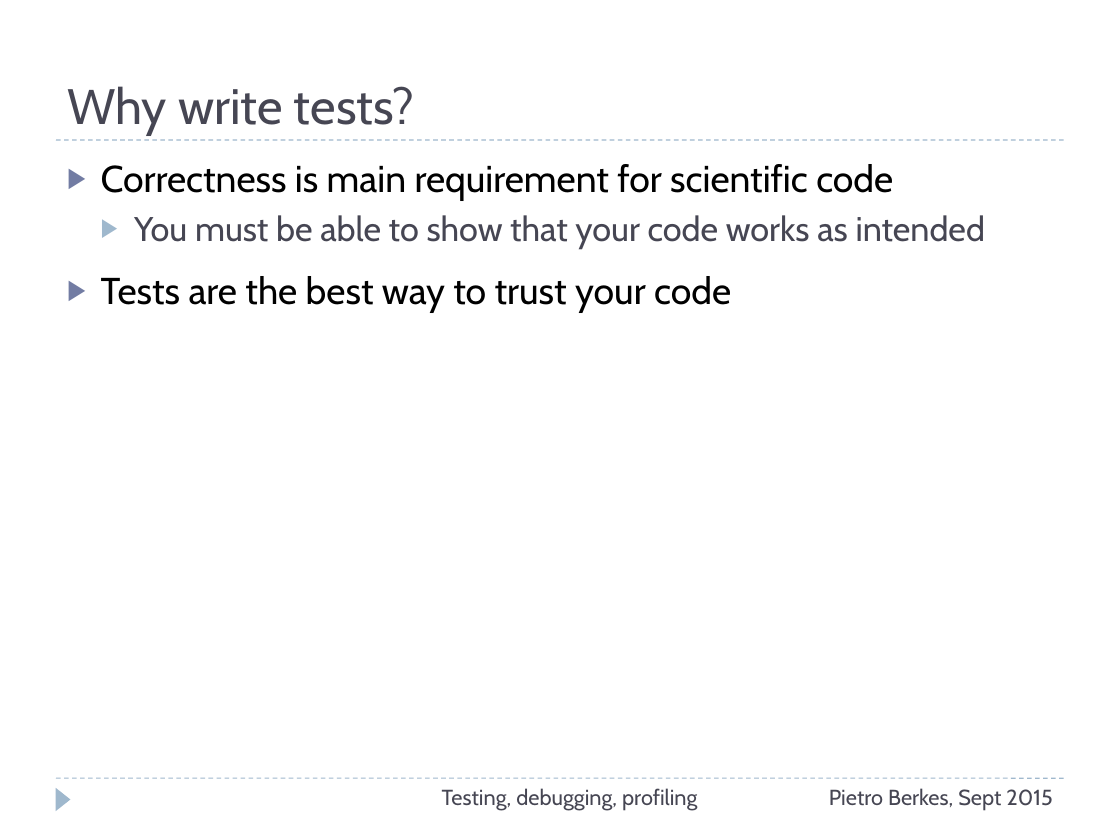
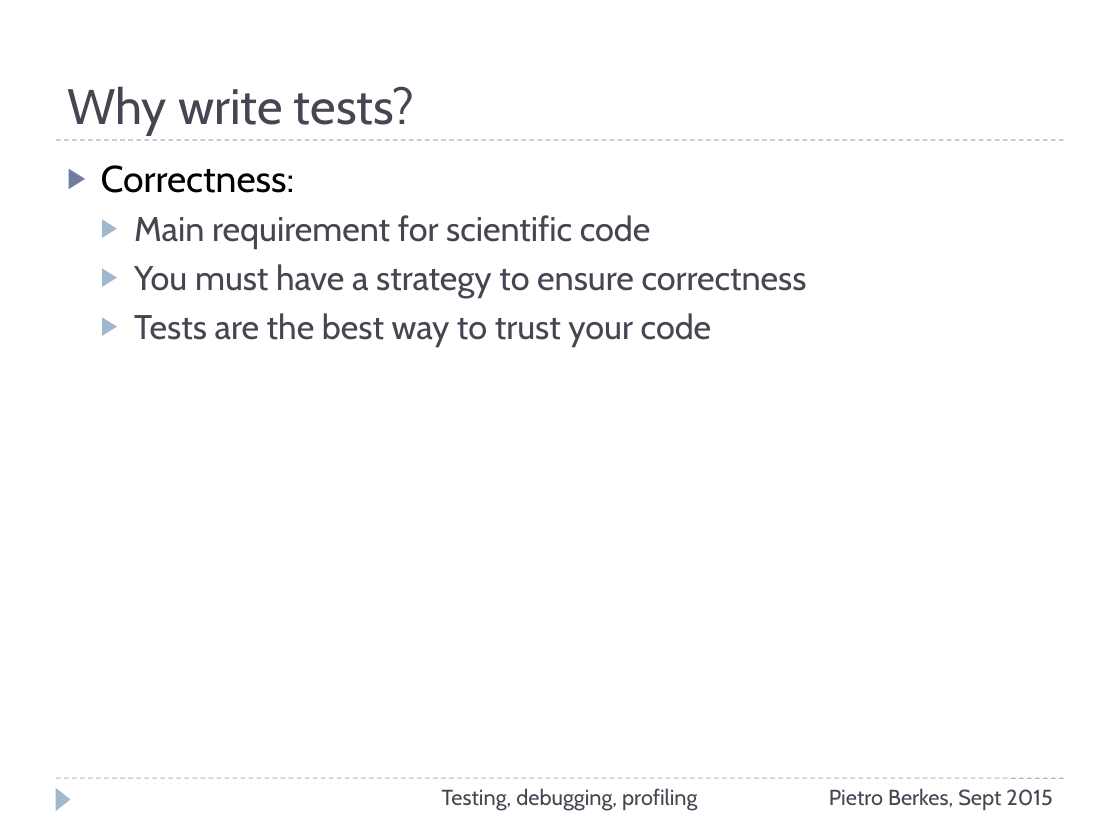
Before and after one commit to ASPP/testing_debugging_profiling, a slide deck: slide 8 of testing-debugging-profiling.pptx. Drawn at 1120x840 pixels with LibreOffice and Linux fonts; fonts in the diff are those of the drawing. Boxes give left, top, right and bottom in pixels: in the first picture for what was removed or moved away, otherwise in the second. Text is boxed around its words. In the diff, an @@ line names an element or a change of style, - is before the commit and + after.

```diff
--- a/testing-debugging-profiling.pptx
+++ b/testing-debugging-profiling.pptx
@@ text at (x1=101, y1=165, x2=807, y2=298): text changed @@
-▶ Correctness is main requirement for scientific code
-  ▶ You must be able to show that your code works as intended
+▶ Correctness:
+  ▶ Main requirement for scientific code
+  ▶ You must have a strategy to ensure correctness
@@ text at (x1=134, y1=313, x2=712, y2=347): size 24 to 22 pt, text colour #000000 to #464653 in "Tests are the best way to trust ..."; list level 1 to 2 in "Tests are the best way ..."; bullet colour #727CA3 to #9FB8CD @@
```
Also in this commit, not shown: 15 other slides changed, 1 slide added, 2 slides removed, 2 other files.
